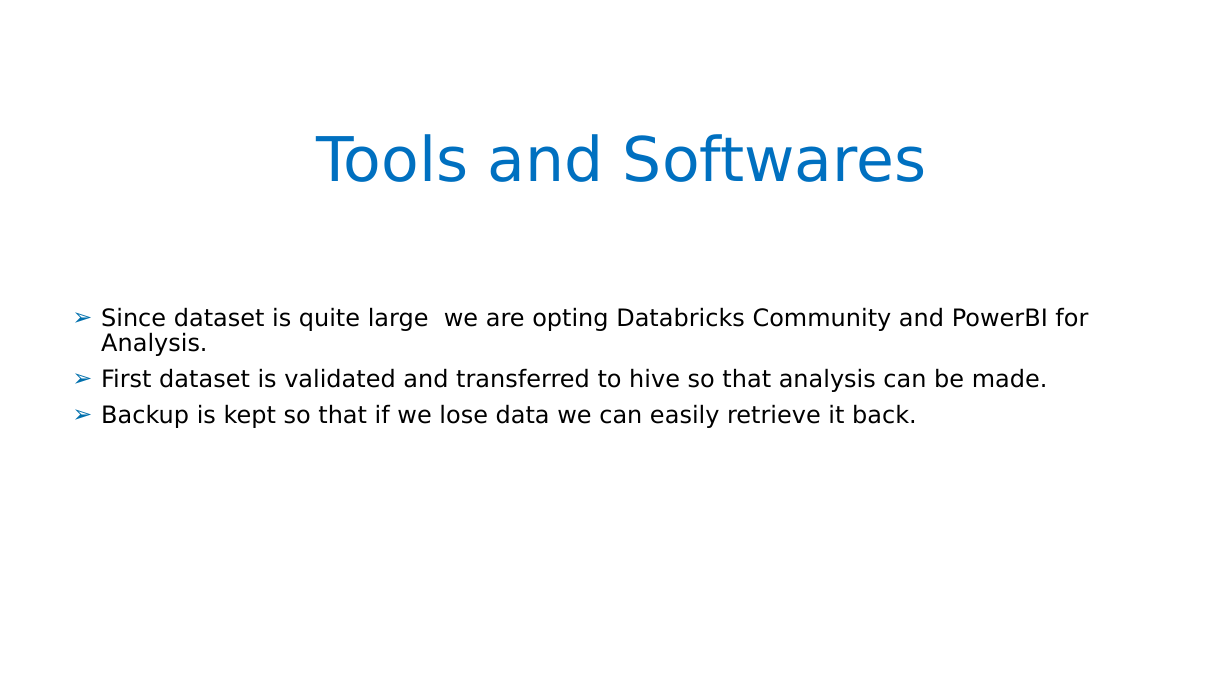
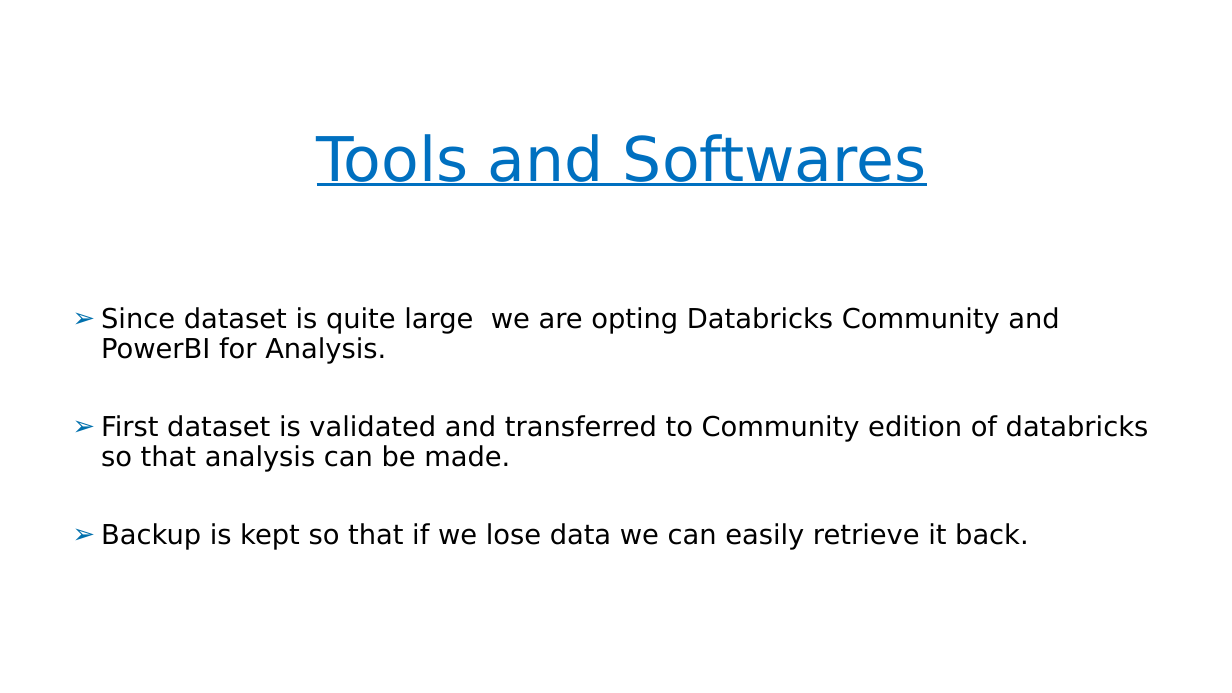
Before and after one commit to shwetasuman1/suttu, a slide deck: slide 7 of projectzomato (3).pptx (slide 8 before the commit). Drawn at 1232x693 pixels with LibreOffice and Linux fonts; fonts in the diff are those of the drawing; background and template pictures are left out. Boxes give left, top, right and bottom in pixels: in the first picture for what was removed or moved away, otherwise in the second. Text is boxed around its words. In the diff, an @@ line names an element or a change of style, - is before the commit and + after.

```diff
--- a/projectzomato (3).pptx
+++ b/projectzomato (3).pptx
@@ title "Tools and Softwares" at <box>317,134,926,186</box>: underline on @@
@@ text at <box>101,307,1059,550</box>: size 14 to 16 pt in "Since dataset is quite large we are ...", "Backup is kept so that if we ..." @@
@@ text at <box>101,415,1149,472</box>: text changed; size 14 to 16 pt @@
-➢ First dataset is validated and transferred to hive so that analysis can be made.
+➢ First dataset is validated and transferred to Community edition of databricks so that analysis can be made.
```
Also in this commit, not shown: 9 other slides changed, 5 slides added, 3 slides removed.
